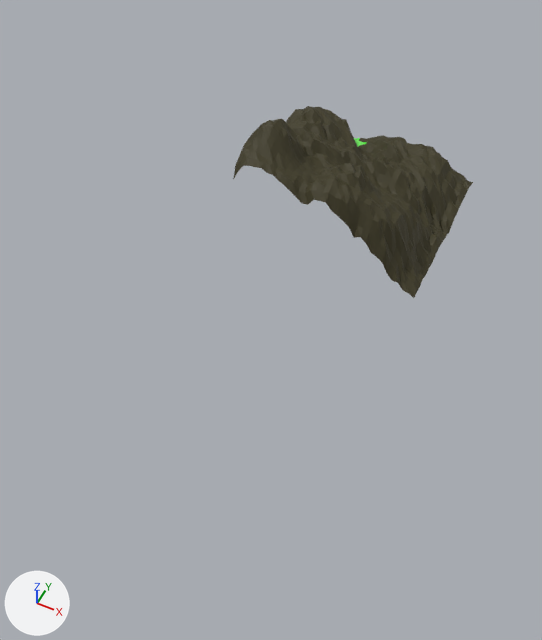
The FBX model Assets/Prefabs/Background/background.fbx: old version first, new version second.
Camera for both pictures: a camera (50 mm lens) standing at (16.1, -36.3, 43.6) and looking at (-1.1, -1.8, 0.5). The lights are fixed; the arrows at lower left show +X, +Y and +Z. Where no turn or scale is listed for an object, it has been applied to the vertices.
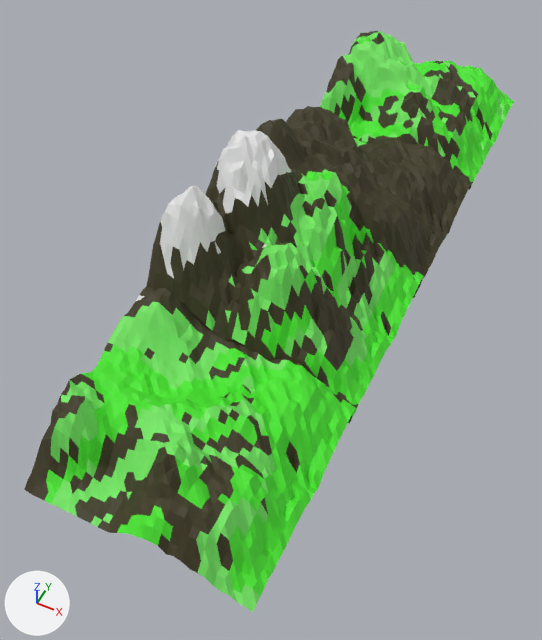
The change in detail:
Object 'Plane.000' (ob_plane_000) is now shown.
Object 'Plane.002' (ob_plane_002) is now shown.
Object 'Plane.001' (ob_plane_001) is now shown.

Changed parts and their boxes [x1, y1, x2, y2] in the pictures (542 x 640 px):
'Plane.001', shown: after [24, 287, 359, 612]
'Plane.000', shown: after [146, 130, 425, 424]
'Plane.002', shown: after [320, 31, 515, 190]
